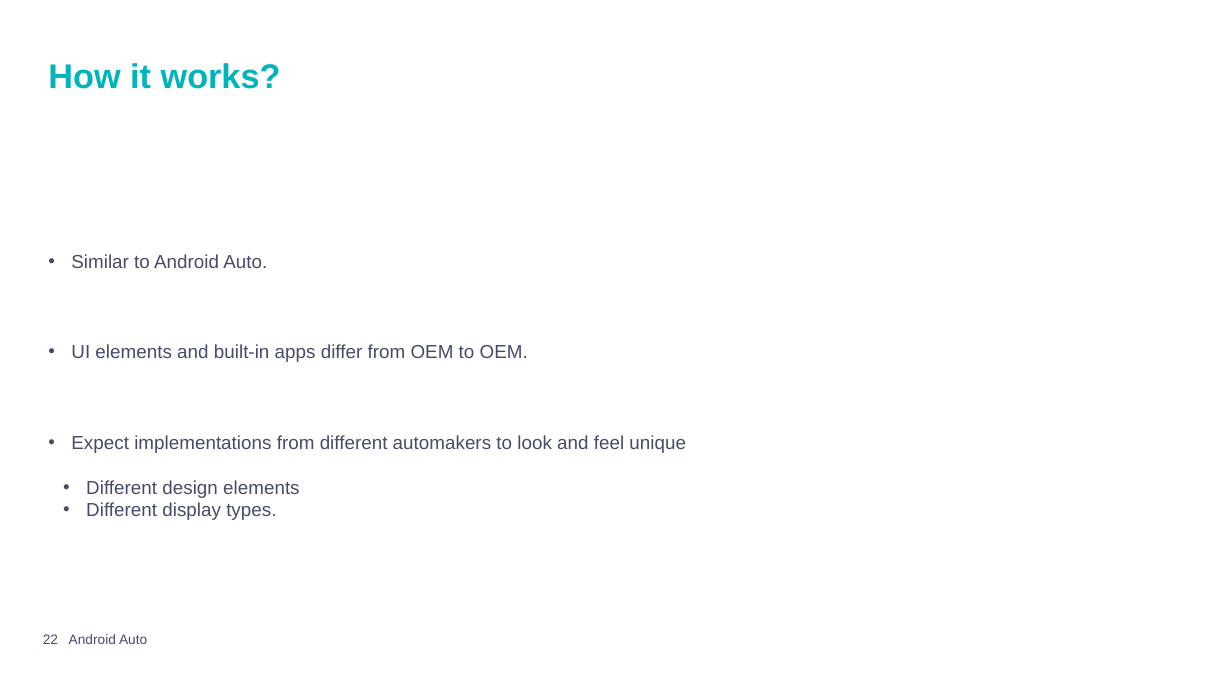
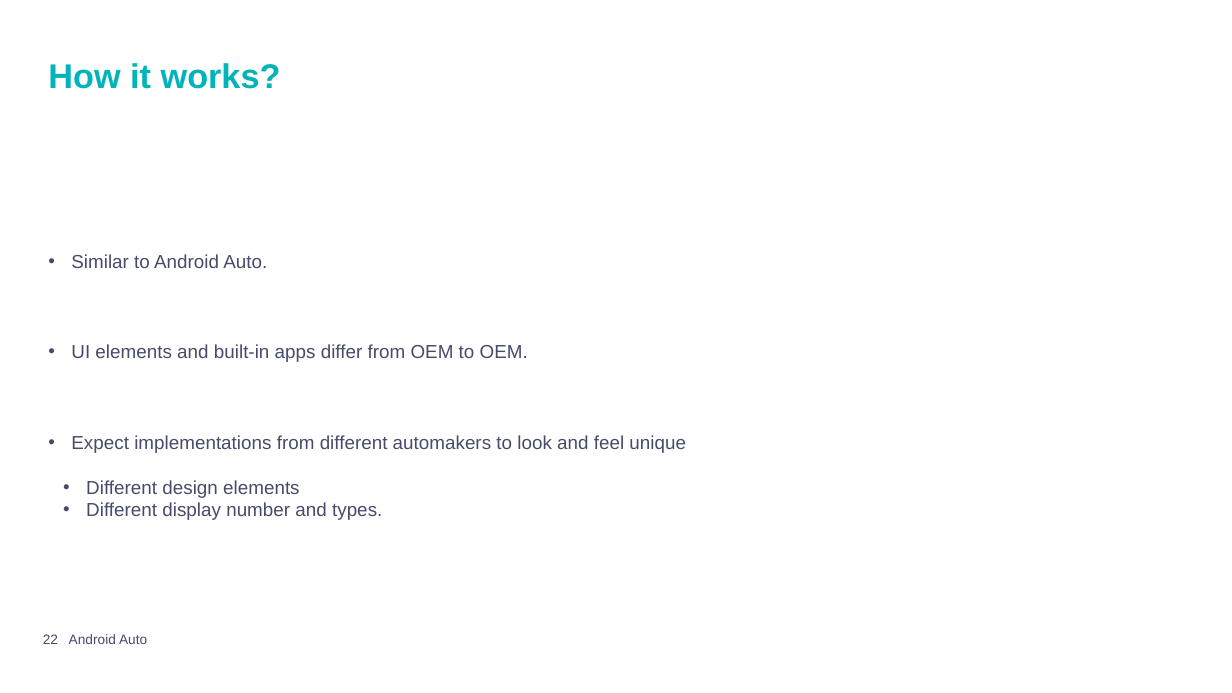
Before and after one commit to mpiresgro/AndroidAutoInfo, a slide deck: slide 22 of PowerPoint Final/Presentation_Joao_Mauro.pptx. Drawn at 1232x693 pixels with LibreOffice and Linux fonts; fonts in the diff are those of the drawing; background and template pictures are left out. Boxes give left, top, right and bottom in pixels: in the first picture for what was removed or moved away, otherwise in the second. Text is boxed around its words. In the diff, an @@ line names an element or a change of style, - is before the commit and + after.

```diff
--- a/PowerPoint Final/Presentation_Joao_Mauro.pptx
+++ b/PowerPoint Final/Presentation_Joao_Mauro.pptx
@@ text at bbox=[86, 502, 382, 520]: text changed @@
-  • Different display types.
+  • Different display number and types.
```
Also in this commit, not shown: 1 other slide changed.
